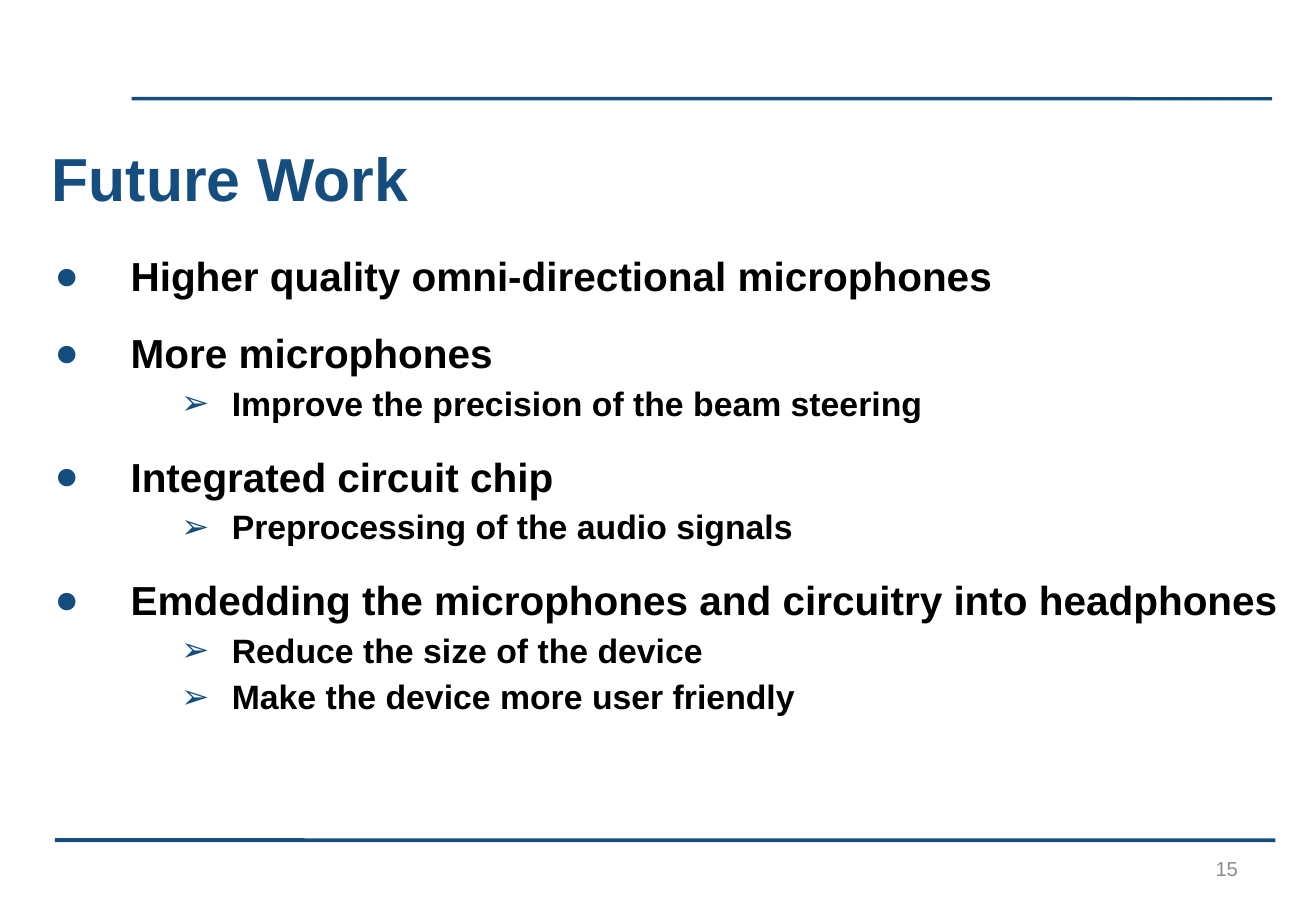
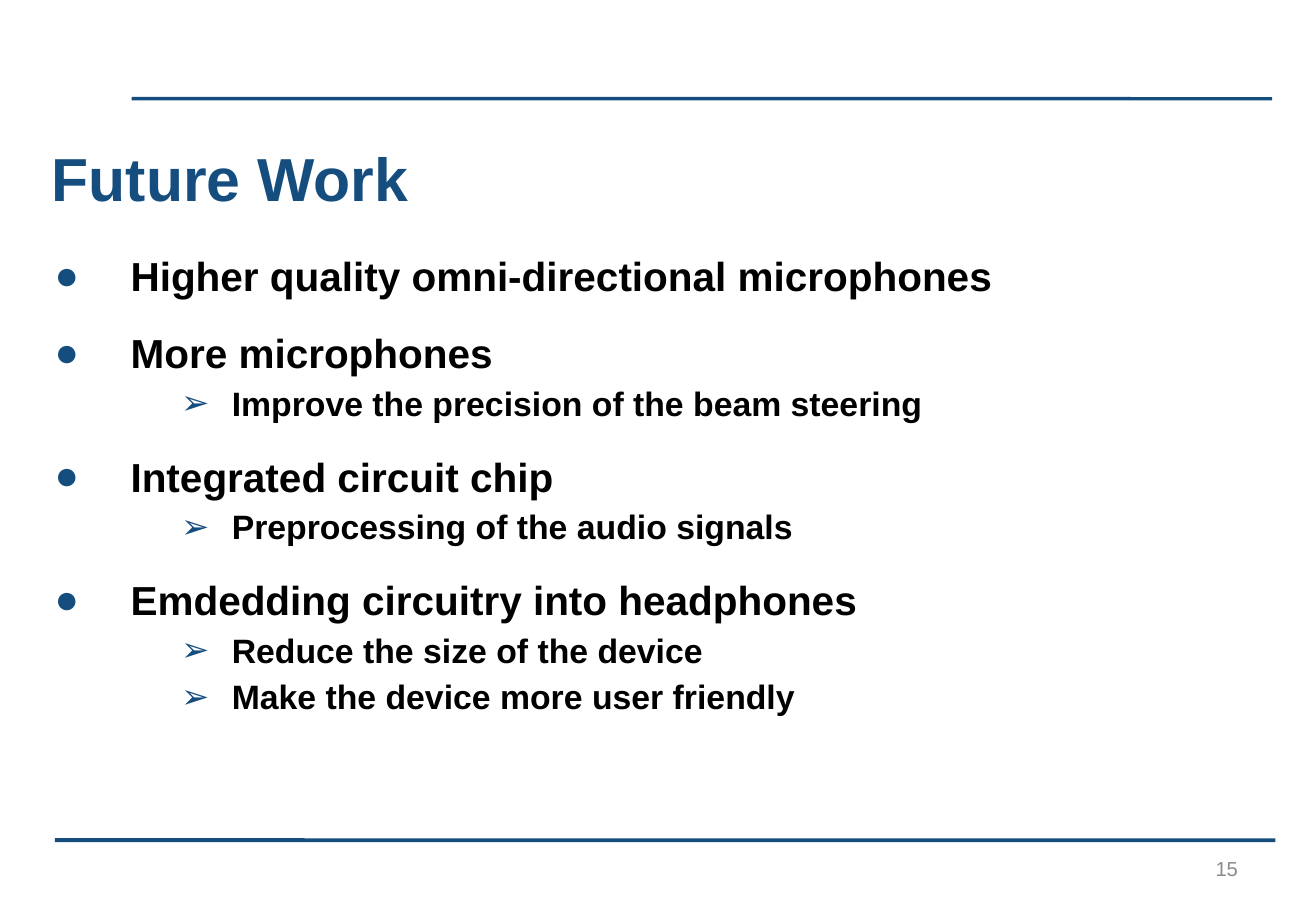
Before and after one commit to kayjayB/I_cant_hear_you, a slide deck: slide 15 of Presentation/Lab Project Presentation.pptx. Drawn at 1316x911 pixels with LibreOffice and Linux fonts; fonts in the diff are those of the drawing; background and template pictures are left out. Boxes give left, top, right and bottom in pixels: in the first picture for what was removed or moved away, otherwise in the second. Text is boxed around its words. In the diff, an @@ line names an element or a change of style, - is before the commit and + after.

```diff
--- a/Presentation/Lab Project Presentation.pptx
+++ b/Presentation/Lab Project Presentation.pptx
@@ text at box(131, 585, 856, 623): text changed @@
-● Emdedding the microphones and circuitry into headphones
+● Emdedding circuitry into headphones
```
Also in this commit, not shown: 2 other slides changed.
